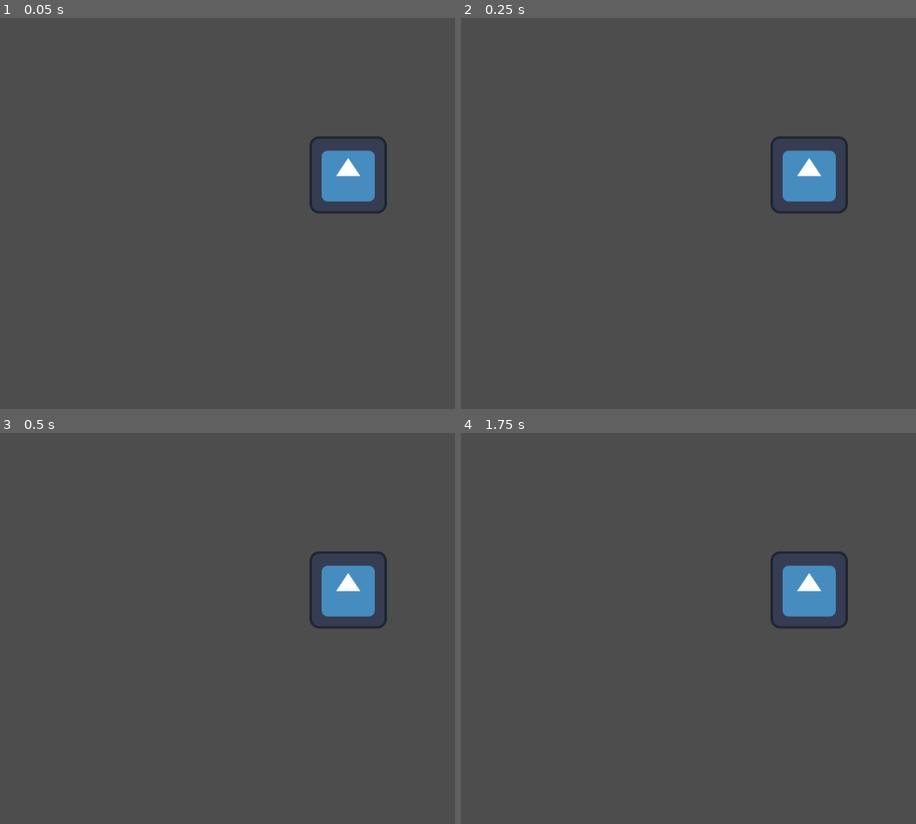
Above: before the commit, frames 1-4 (two rows, left to right).
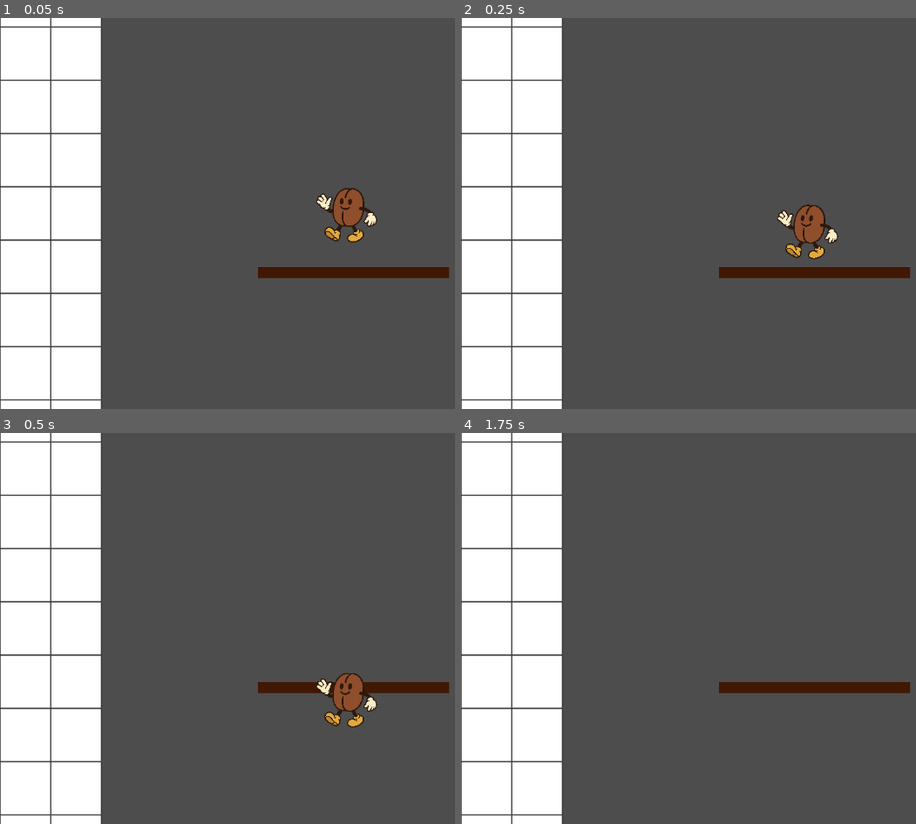
Above: after the commit, the same moments.

Repository: tayoub95360-jpg/Coffee_jump
Game: Godot game, scene res://scenes/coffee_mode.tscn
Same seed, same stepped clock (60 frames per second), same inputs: the game is played once before the commit and once after it. Before the commit the project starts from res://scenes/main.tscn. The engine's default icon, where the game draws it, is replaced by a stand-in: a white triangle on a blue panel in a dark square.
Inputs:
- Up to frame 1 (0.05 s): no input
- Up to frame 2 (0.25 s): no input
- Up to frame 3 (0.5 s): no input
- Up to frame 4 (1.75 s): hold Right (move_right) from 0.53 s (still down); tap Enter at 1.25 s

The runs differ from the first frame. In frame 1, 26% of the frame differs, in the area x 0-99%, y 0-100%; in frame 2, 26%; in frame 3, 26%; in frame 4, 25%.

Commit message:
Coffee bean
1er essai

Diff:
--- a/coffee-jump!/project.godot
+++ b/coffee-jump!/project.godot
@@ -11,7 +11,7 @@
 [application]
 
 config/name="Coffee Jump!"
-run/main_scene="uid://dmubssijsy46"
+run/main_scene="uid://pcibm1safwu6"
 config/features=PackedStringArray("4.5", "Forward Plus")
 config/icon="res://icon.svg"
 
--- a/coffee-jump!/scenes/coffee_bean.tscn
+++ b/coffee-jump!/scenes/coffee_bean.tscn
@@ -1,29 +1,19 @@
-[gd_scene load_steps=5 format=3 uid="uid://brnh746ntwbl3"]
+[gd_scene load_steps=3 format=3 uid="uid://brnh746ntwbl3"]
 
-[ext_resource type="Texture2D" uid="uid://c8sdoj4k8pyvl" path="res://icon.svg" id="1_3vyb7"]
-
-[sub_resource type="AtlasTexture" id="AtlasTexture_g2els"]
-atlas = ExtResource("1_3vyb7")
-region = Rect2(0, 0, 128, 128)
-
-[sub_resource type="SpriteFrames" id="SpriteFrames_qhqgy"]
-animations = [{
-"frames": [{
-"duration": 1.0,
-"texture": SubResource("AtlasTexture_g2els")
-}],
-"loop": true,
-"name": &"default",
-"speed": 5.0
-}]
+[ext_resource type="Texture2D" uid="uid://onvmv6v7g26f" path="res://Coffee bean.png" id="1_hk6lj"]
 
 [sub_resource type="RectangleShape2D" id="RectangleShape2D_dqkch"]
-size = Vector2(124, 126)
+size = Vector2(68, 27)
 
 [node name="coffee_bean" type="CharacterBody2D"]
 
-[node name="AnimatedSprite2D" type="AnimatedSprite2D" parent="."]
-sprite_frames = SubResource("SpriteFrames_qhqgy")
+[node name="CollisionShape2D" type="CollisionShape2D" parent="."]
+position = Vector2(-7, 34)
+shape = SubResource("RectangleShape2D_dqkch")
 
-[node name="CollisionShape2D" type="CollisionShape2D" parent="."]
-shape = SubResource("RectangleShape2D_dqkch")
+[node name="Coffee bean" type="RigidBody2D" parent="."]
+
+[node name="Sprite2D" type="Sprite2D" parent="Coffee bean"]
+position = Vector2(-2.9999924, 0.99999994)
+scale = Vector2(0.1, 0.1)
+texture = ExtResource("1_hk6lj")
--- a/coffee-jump!/scenes/coffee_mode.tscn
+++ b/coffee-jump!/scenes/coffee_mode.tscn
@@ -1,3 +1,33 @@
-[gd_scene format=3 uid="uid://pcibm1safwu6"]
+[gd_scene load_steps=3 format=3 uid="uid://pcibm1safwu6"]
+
+[ext_resource type="PackedScene" uid="uid://brnh746ntwbl3" path="res://scenes/coffee_bean.tscn" id="1_g41s2"]
+[ext_resource type="Texture2D" uid="uid://b41di85hksix8" path="res://unnamed.jpg" id="2_b8dvw"]
 
 [node name="coffee_mode" type="Node2D"]
+position = Vector2(344, 171)
+
+[node name="ColorRect" type="ColorRect" parent="."]
+offset_left = -149.0
+offset_top = 89.0
+offset_right = 167.0
+offset_bottom = 107.0
+color = Color(0.25341454, 0.09322538, 0.013903133, 1)
+
+[node name="coffee_bean" parent="." instance=ExtResource("1_g41s2")]
+
+[node name="ParallaxBackground" type="ParallaxBackground" parent="."]
+
+[node name="ParallaxLayer" type="ParallaxLayer" parent="ParallaxBackground"]
+position = Vector2(344, 171)
+motion_mirroring = Vector2(560, 800)
+
+[node name="TextureRect" type="TextureRect" parent="ParallaxBackground/ParallaxLayer"]
+offset_left = -687.0
+offset_top = -397.0
+offset_right = 991.0
+offset_bottom = 1370.0
+scale = Vector2(0.5, 0.5)
+texture = ExtResource("2_b8dvw")
+expand_mode = 1
+
+[node name="Camera2D" type="Camera2D" parent="."]
Binary file added: coffee-jump!/Background.png
Not shown, added: coffee-jump!/Background.png.import
Binary file added: coffee-jump!/Coffee bean.png
Not shown, added: coffee-jump!/Coffee bean.png.import
Binary file added: coffee-jump!/unnamed.jpg
Not shown, added: coffee-jump!/unnamed.jpg.import
